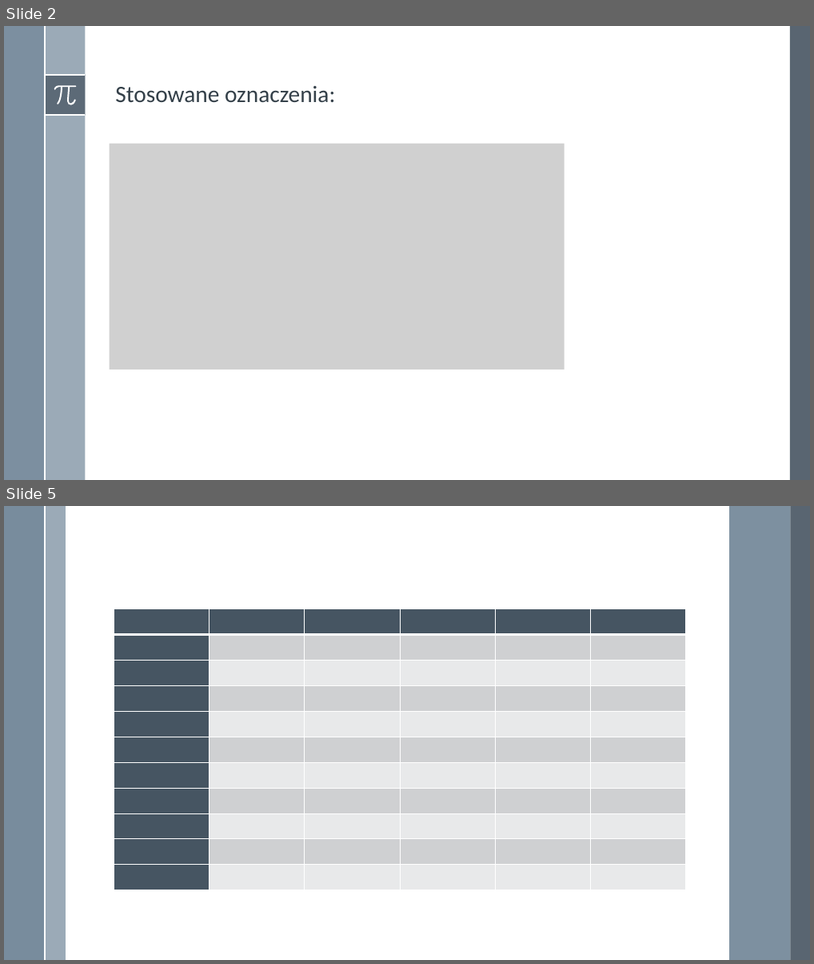
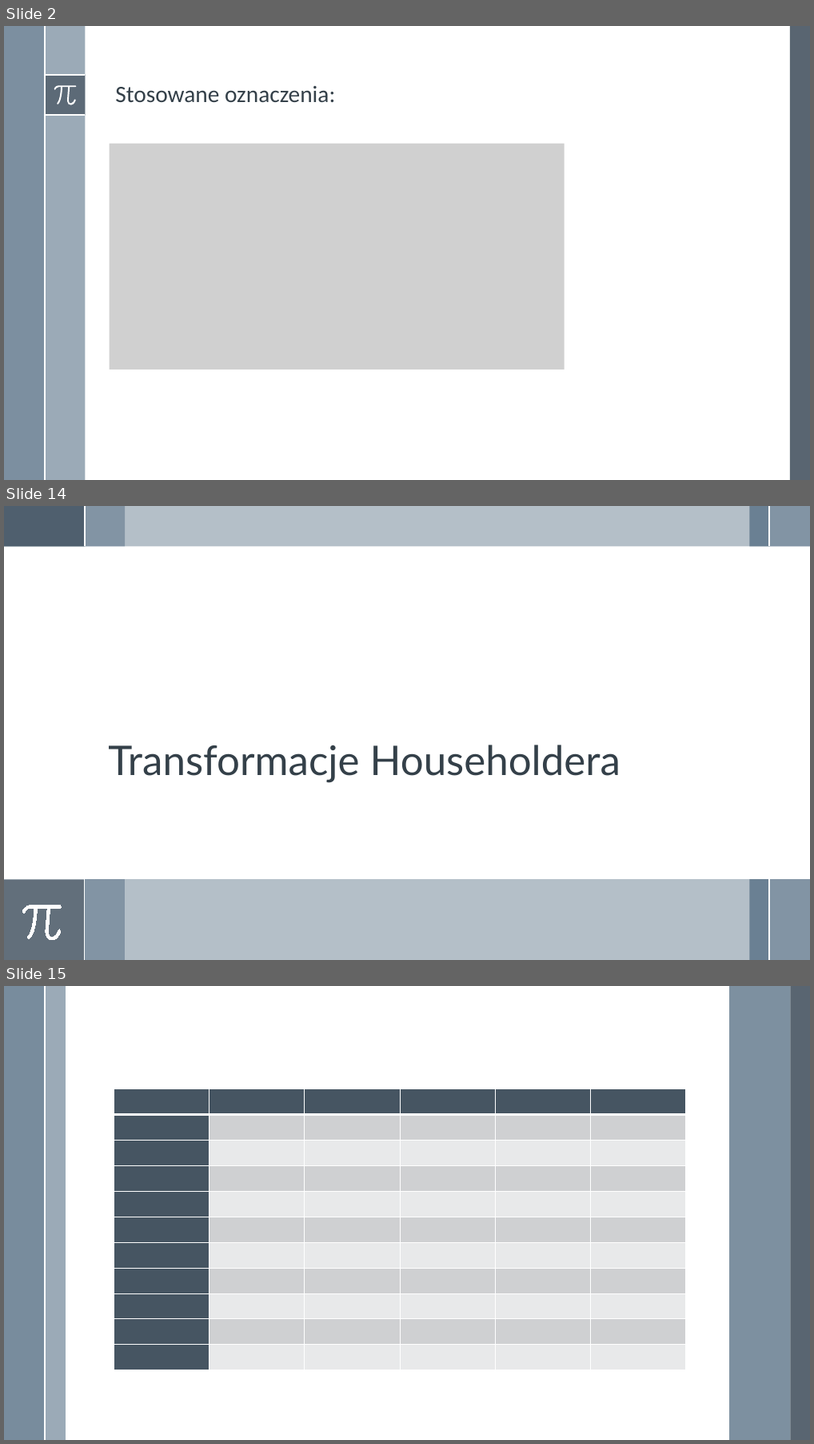
Before and after one commit to adamgracikowski/Numerical-Methods, a slide deck: Project2/Presentation/P2Z20_AGR.pptx. Shown one above the other, each under a label of ours: slides 2 and 5 before the commit, slides 2, 14 and 15 after it; the slides between them are not shown. The pictures are 814x964 and 814x1444 pixels, drawn with LibreOffice and Linux fonts; fonts in the diff are those of the drawing; grey boxes stand for pictures. Boxes give left, top, right and bottom in pixels: in the first picture for what was removed or moved away, otherwise in the second. Text is boxed around its words. In the diff, an @@ line names an element or a change of style, - is before the commit and + after.

```diff
--- a/Project2/Presentation/P2Z20_AGR.pptx
+++ b/Project2/Presentation/P2Z20_AGR.pptx
@@ slide 14 added at bbox=[4, 506, 810, 960], background #FFFFFF @@
@@ rectangle added at bbox=[4, 506, 85, 547], fill #6A8093 @@
@@ rectangle added at bbox=[4, 506, 810, 547], fill #6A8093 at 50% opacity @@
@@ rectangle added at bbox=[4, 506, 85, 547], fill #475562 at 75% opacity @@
@@ rectangle added at bbox=[85, 506, 125, 547], fill #9BAAB7 @@
@@ line added from (85, 506) to (85, 547), #FFFFFF 1.5 pt @@
@@ rectangle added at bbox=[750, 506, 770, 547], fill #6A8093 @@
@@ rectangle added at bbox=[770, 506, 810, 547], fill #9BAAB7 @@
@@ line added from (770, 506) to (770, 547), #FFFFFF 1.5 pt @@
@@ title added at bbox=[108, 744, 621, 783], 48.6 pt, text #35404A @@
+Transformacje Householdera
@@ rectangle added at bbox=[4, 880, 810, 960], fill #6A8093 at 50% opacity @@
@@ rectangle added at bbox=[4, 880, 85, 960], fill #475562 at 75% opacity @@
@@ rectangle added at bbox=[85, 880, 125, 960], fill #9BAAB7 @@
@@ line added from (85, 880) to (85, 960), #FFFFFF 1.5 pt @@
@@ rectangle added at bbox=[750, 880, 770, 960], fill #6A8093 @@
@@ rectangle added at bbox=[770, 880, 810, 960], fill #9BAAB7 @@
@@ line added from (770, 880) to (770, 960), #FFFFFF 1.5 pt @@
@@ freeform shape added at bbox=[22, 905, 62, 940], fill #FFFFFF, outline #FFFFFF 0.75 pt @@
@@ what was slide 5 is now slide 15 @@
```
Also in this commit, not shown: 1 slide changed, 10 other slides added, 1 slide removed.
